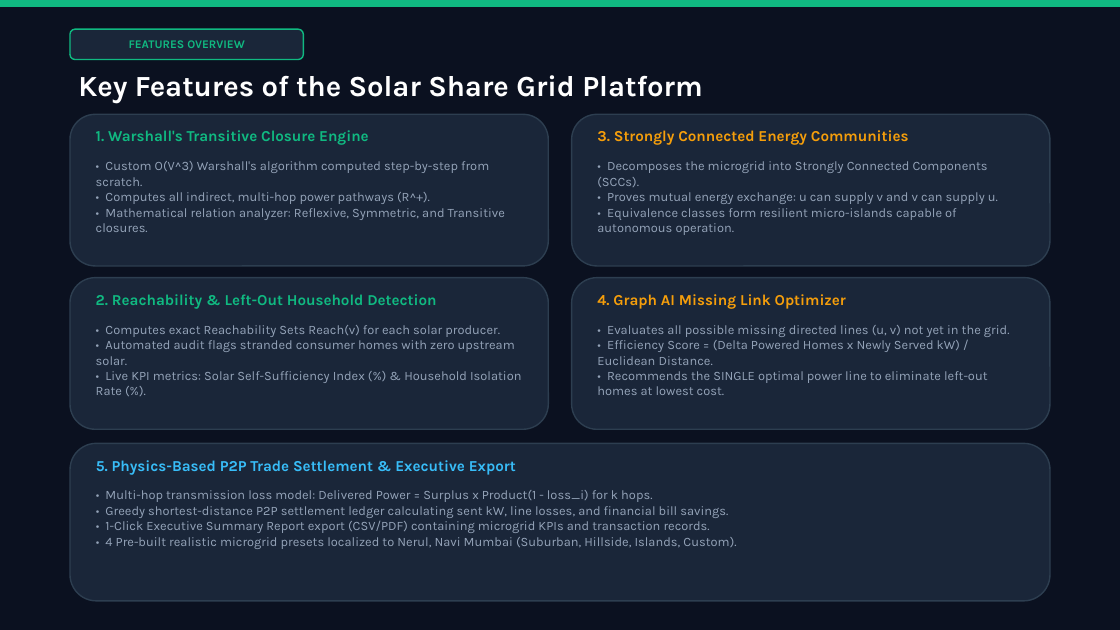
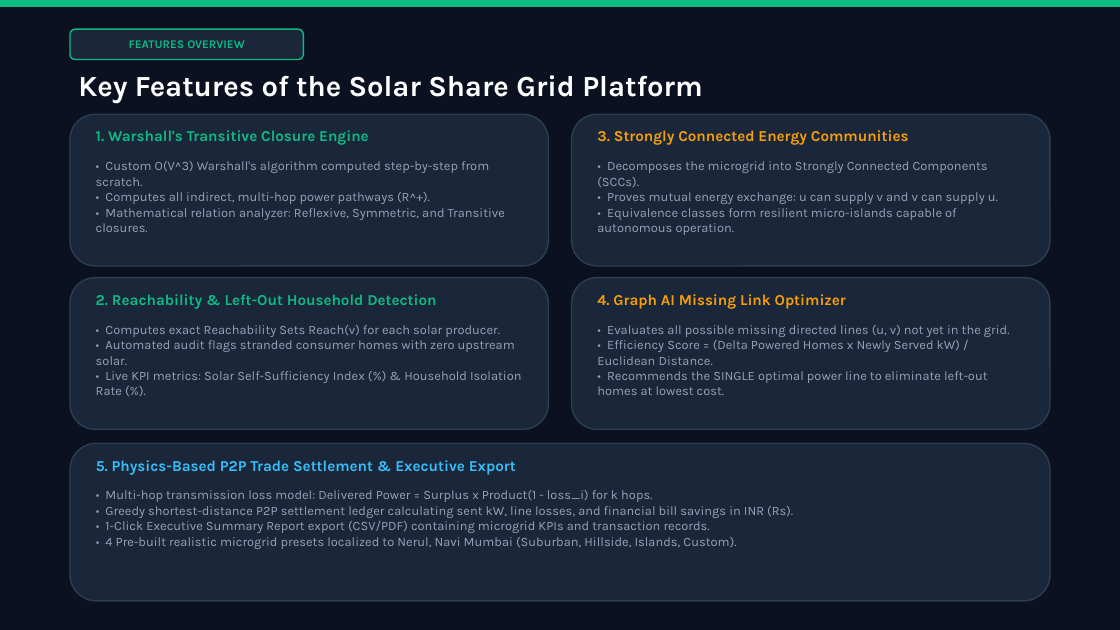
Before and after one commit to varad-op/solar-share-grid, a slide deck: slide 3 of Solar_Share_Grid_Presentation.pptx. Drawn at 1120x630 pixels with LibreOffice and Linux fonts; fonts in the diff are those of the drawing. Boxes give left, top, right and bottom in pixels: in the first picture for what was removed or moved away, otherwise in the second. Text is boxed around its words. In the diff, an @@ line names an element or a change of style, - is before the commit and + after.

```diff
--- a/Solar_Share_Grid_Presentation.pptx
+++ b/Solar_Share_Grid_Presentation.pptx
@@ text at [105,490,793,549]: text changed @@
-• Multi-hop transmission loss model: Delivered Power = Surplus x Product(1 - loss_i) for k hops.
-• Greedy shortest-distance P2P settlement ledger calculating sent kW, line losses, and financial bill savings.
-• 1-Click Executive Summary Report export (CSV/PDF) containing microgrid KPIs and transaction records.
-• 4 Pre-built realistic microgrid presets localized to Nerul, Navi Mumbai (Suburban, Hillside, Islands, Custom).
+• Multi-hop transmission loss model: Delivered Power = Surplus x Product(1 - loss_i) for k hops.
+• Greedy shortest-distance P2P settlement ledger calculating sent kW, line losses, and financial bill savings in INR (Rs).
+• 1-Click Executive Summary Report export (CSV/PDF) containing microgrid KPIs and transaction records.
+• 4 Pre-built realistic microgrid presets localized to Nerul, Navi Mumbai (Suburban, Hillside, Islands, Custom).
```
Also in this commit, not shown: 2 slides added, 5 other files.
